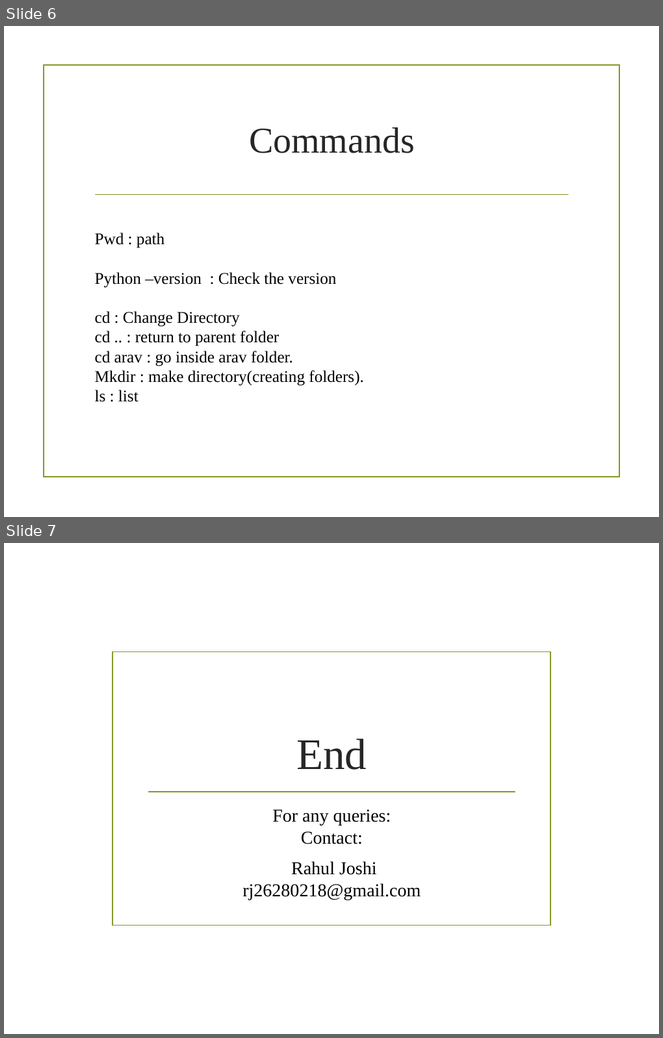
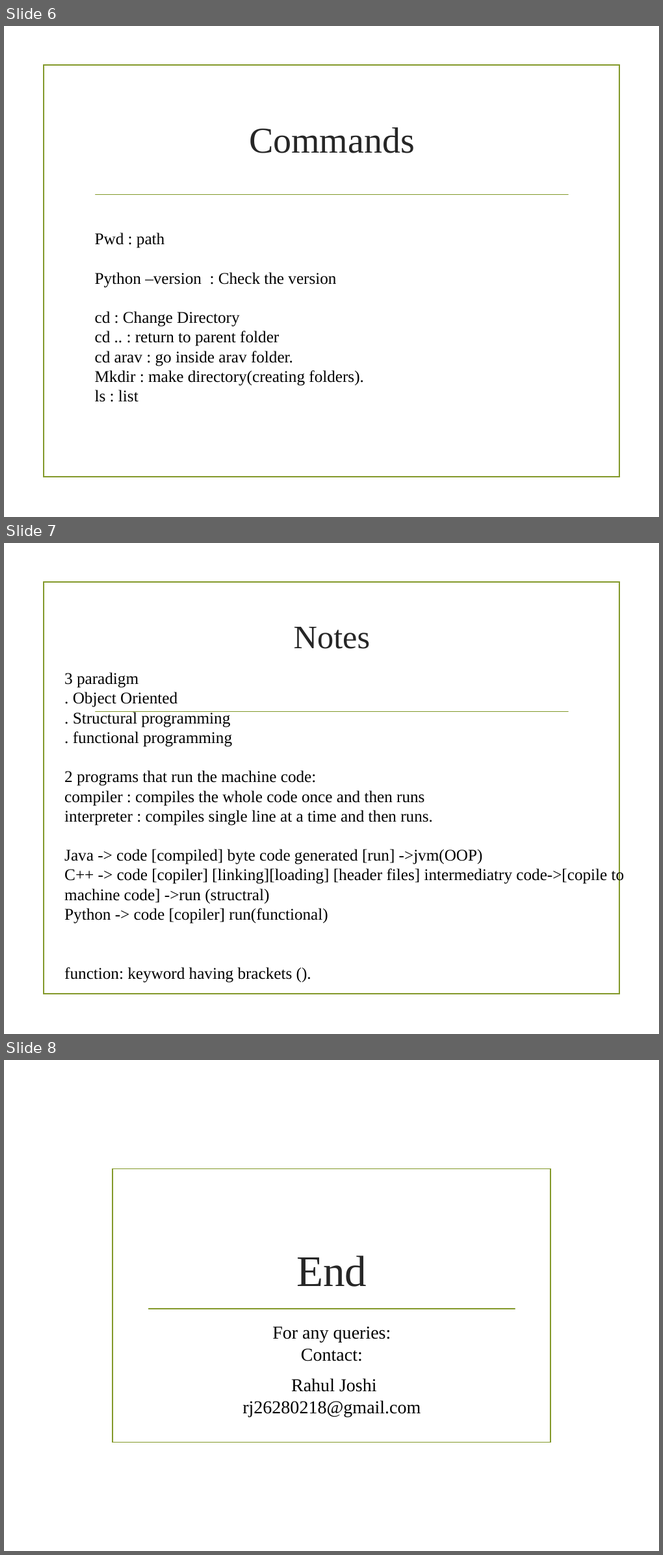
Before and after one commit to tf153/Connect-Bud, a slide deck: PPT/Python/class 1.pptx. Shown one above the other, each under a label of ours: slides 6 and 7 before the commit, slides 6, 7 and 8 after it. The pictures are 663x1038 and 663x1555 pixels, drawn with LibreOffice and Linux fonts; fonts in the diff are those of the drawing; background and template pictures are left out. Boxes give left, top, right and bottom in pixels: in the first picture for what was removed or moved away, otherwise in the second. Text is boxed around its words. In the diff, an @@ line names an element or a change of style, - is before the commit and + after.

```diff
--- a/PPT/Python/class 1.pptx
+++ b/PPT/Python/class 1.pptx
@@ slide 7 added at (4,543,659,1034), background picture (left out); not listed: 2 template elements that a slide beside it also shows @@
@@ title added at (294,627,370,649), 36 pt, text #262626 @@
+Notes
@@ text added at (64,672,625,983), 18 pt, text #000000 @@
+3 paradigm
+. Object Oriented
+. Structural programming
+. functional programming
+2 programs that run the machine code:
+compiler : compiles the whole code once and then runs
+interpreter : compiles single line at a time and then runs.
+Java -> code [compiled] byte code generated [run] ->jvm(OOP)
+C++ -> code [copiler] [linking][loading] [header files] intermediatry code->[copile to machine code] ->run (structral)
+Python -> code [copiler] run(functional)
+function: keyword having brackets ().
@@ what was slide 7 is now slide 8 @@
```
Also in this commit, not shown: 1 slide changed, 11 other files.
